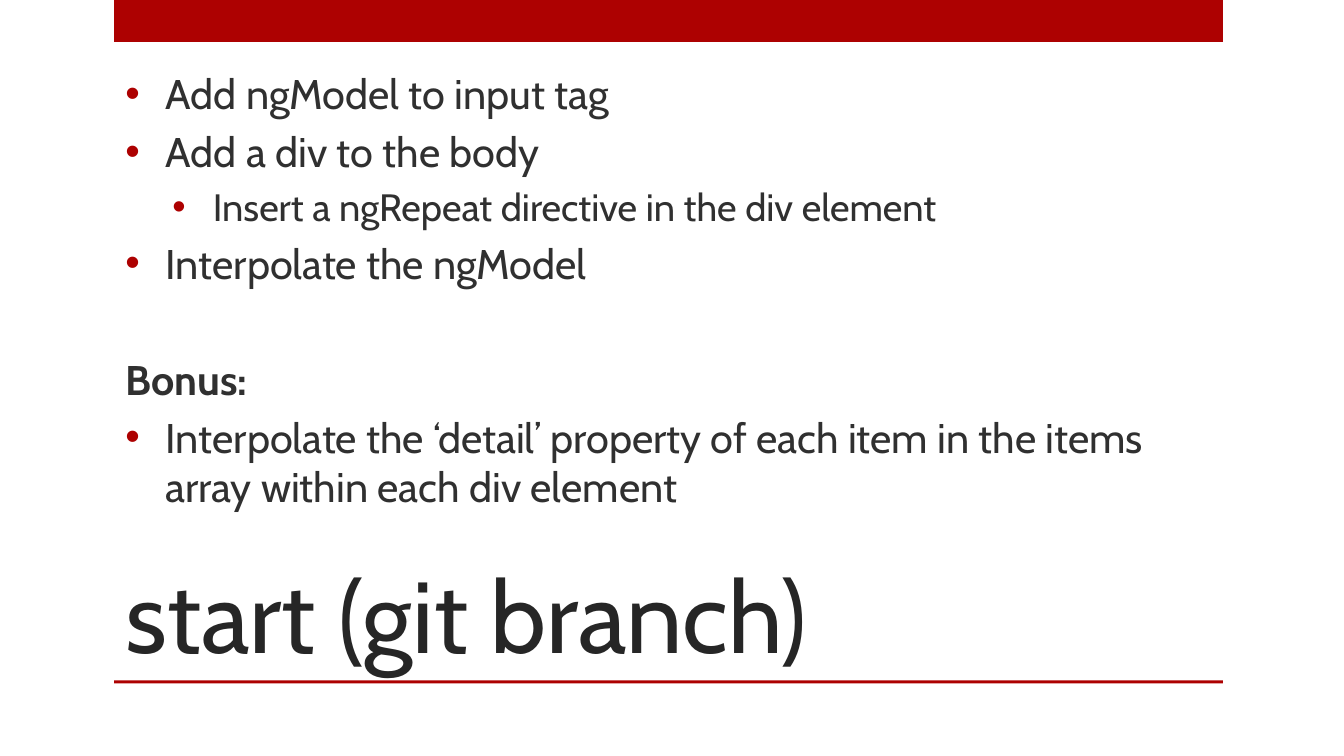
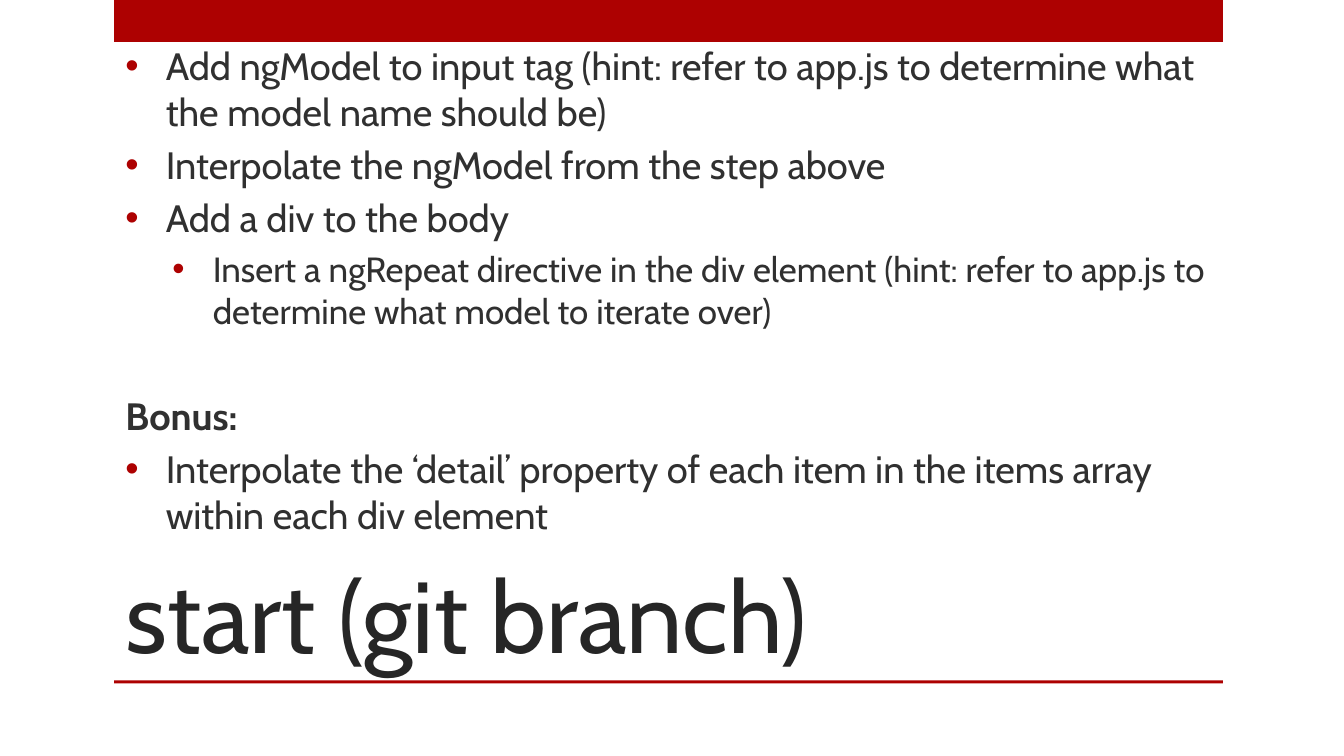
Before and after one commit to mithipati/ngTalk, a slide deck: slide 2 of ngTalkSlides.pptx. Drawn at 1344x756 pixels with LibreOffice and Linux fonts; fonts in the diff are those of the drawing; background and template pictures are left out. Boxes give left, top, right and bottom in pixels: in the first picture for what was removed or moved away, otherwise in the second. Text is boxed around its words. In the diff, an @@ line names an element or a change of style, - is before the commit and + after.

Commit message:
Add further detail to instructions

```diff
--- a/ngTalkSlides.pptx
+++ b/ngTalkSlides.pptx
@@ text at bbox=[166, 51, 1194, 188]: text changed; size 22.2 to 20.4 pt @@
-• Add ngModel to input tag
+• Add ngModel to input tag (hint: refer to app.js to determine what the model name should be)
+• Interpolate the ngModel from the step above
@@ text at bbox=[125, 203, 1152, 530]: size 22.2 to 20.4 pt in "Add a div to the body", "Bonus:", "Interpolate the ‘detail’ property of each item ..." @@
@@ text at bbox=[213, 256, 1205, 329]: text changed; size 20.4 to 18.7 pt @@
-  • Insert a ngRepeat directive in the div element
-• Interpolate the ngModel
+  • Insert a ngRepeat directive in the div element (hint: refer to app.js to determine what model to iterate over)
```
Also in this commit, not shown: 1 other file.
